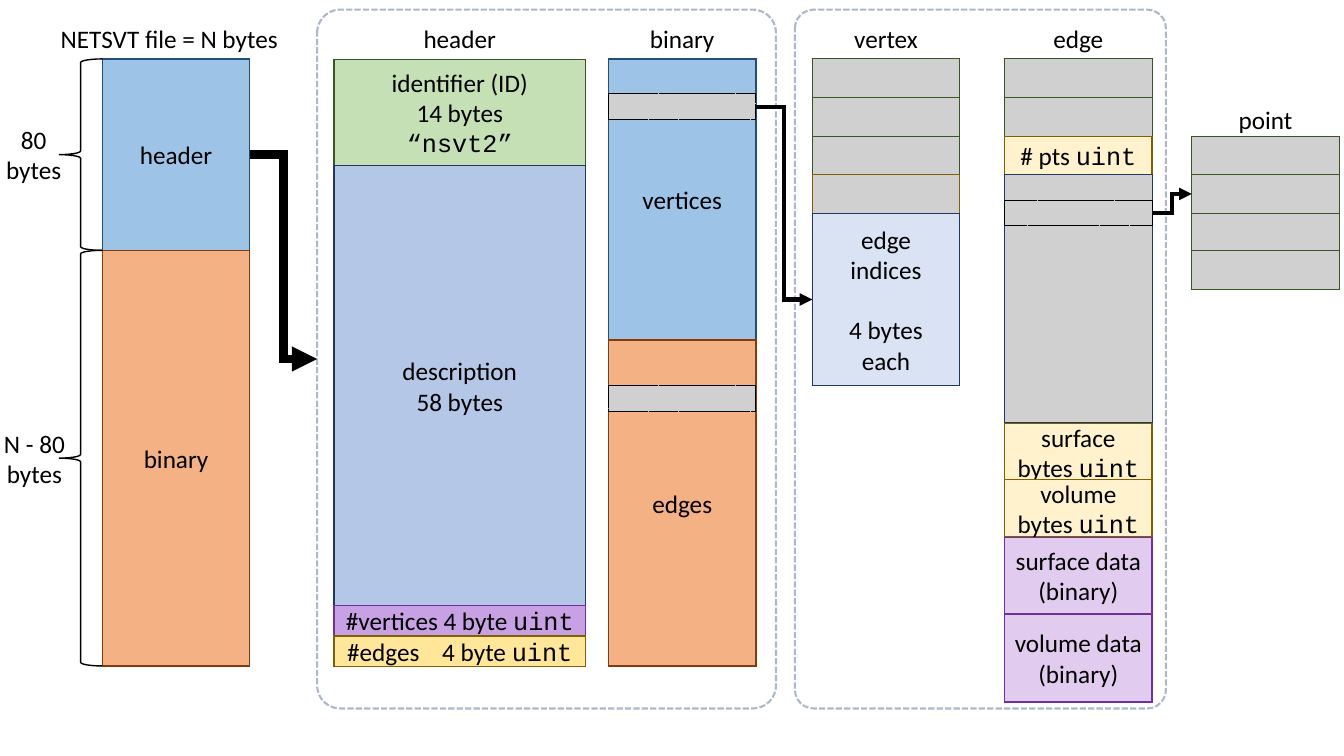
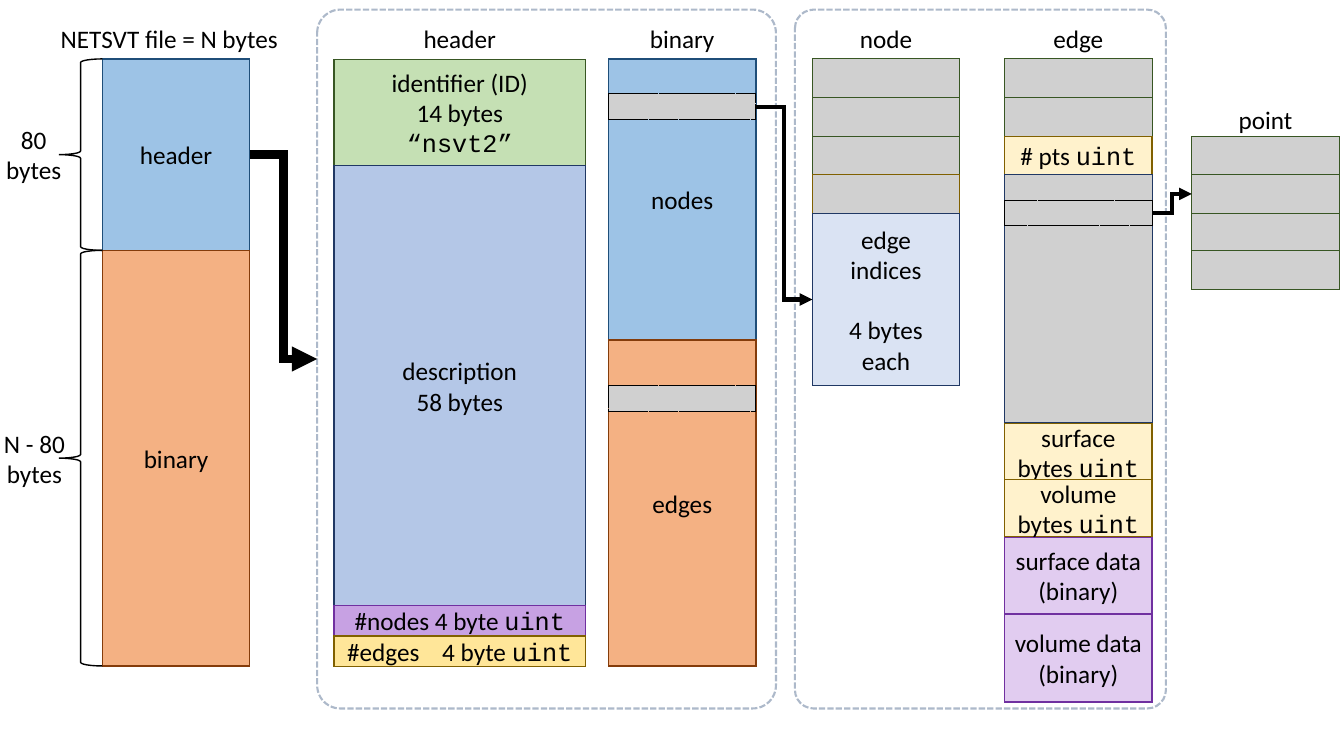
Before and after one commit to STIM-Lab/tiralib, a slide deck: slide 5 of docs/nwt_format.pptx. Drawn at 1344x756 pixels with LibreOffice and Linux fonts; fonts in the diff are those of the drawing; grey boxes stand for pictures. Boxes give left, top, right and bottom in pixels: in the first picture for what was removed or moved away, otherwise in the second. Text is boxed around its words. In the diff, an @@ line names an element or a change of style, - is before the commit and + after.

```diff
--- a/docs/nwt_format.pptx
+++ b/docs/nwt_format.pptx
@@ text at (860,30,912,48): text changed @@
-vertex
+node
@@ text in rectangle at (651,191,713,209): text changed @@
-vertices
+nodes
@@ text in rectangle at (355,612,564,639): text changed @@
-#vertices 4 byte uint
+#nodes 4 byte uint
```
Also in this commit, not shown: 2 other files.
